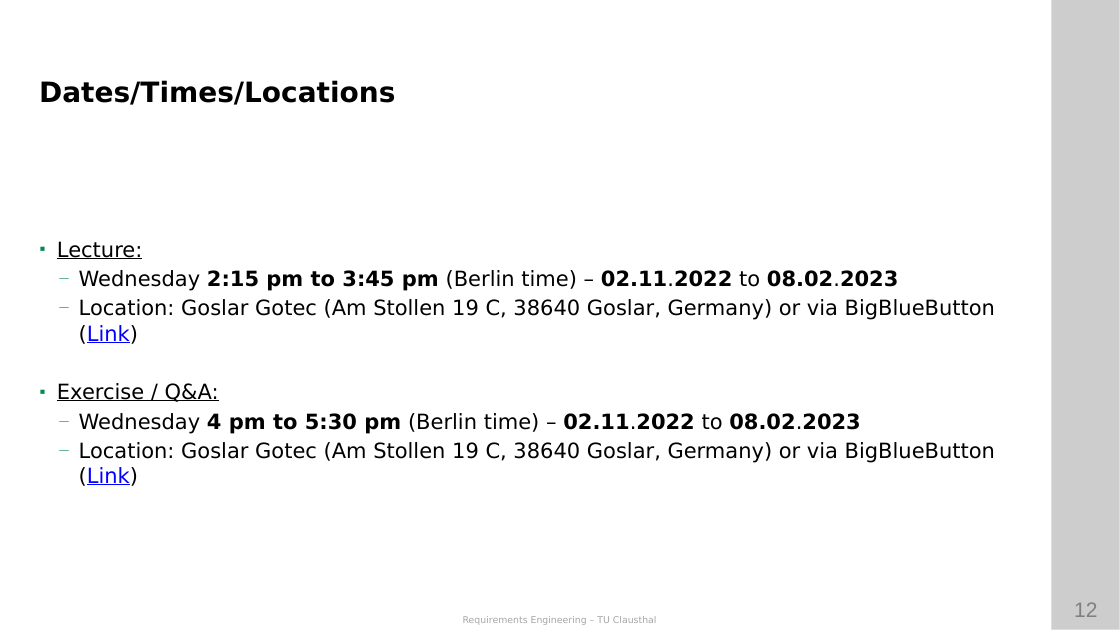
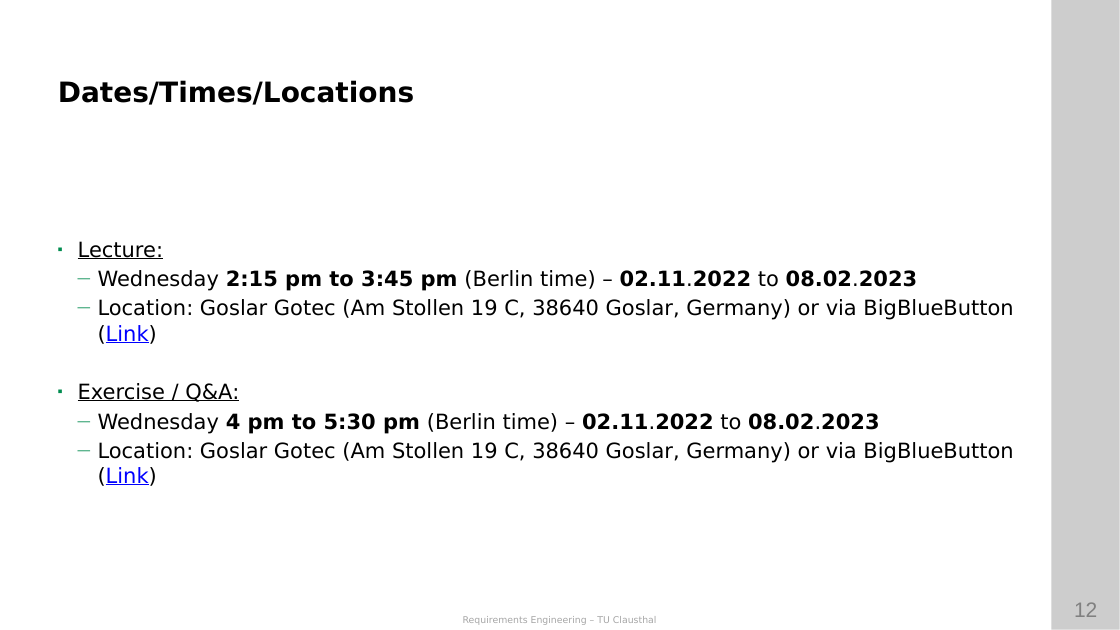
Before and after one commit to ETCE-LAB/teaching-material, a slide deck: slide 12 of Requirements-Engineering/RE-L00-Organization.pptx. Drawn at 1120x630 pixels with LibreOffice and Linux fonts; fonts in the diff are those of the drawing; background and template pictures are left out. Boxes give left, top, right and bottom in pixels: in the first picture for what was removed or moved away, otherwise in the second. Text is boxed around its words. In the diff, an @@ line names an element or a change of style, - is before the commit and + after.

```diff
--- a/Requirements-Engineering/RE-L00-Organization.pptx
+++ b/Requirements-Engineering/RE-L00-Organization.pptx
@@ text "Dates/Times/Locations": place and size @@
-text "Dates/Times/Locations" at box(39, 80, 395, 105)
+text "Dates/Times/Locations" at box(58, 80, 414, 105)
@@ text "Lecture:": place and size @@
-text "Lecture:" at box(57, 241, 995, 486)
+text "Lecture:" at box(78, 241, 1013, 486)
@@ text "Lecture:" at box(78, 241, 1013, 486): bullet ▪ to ◾; indent changed @@
```
Also in this commit, not shown: 15 other slides changed, 1 other file.
